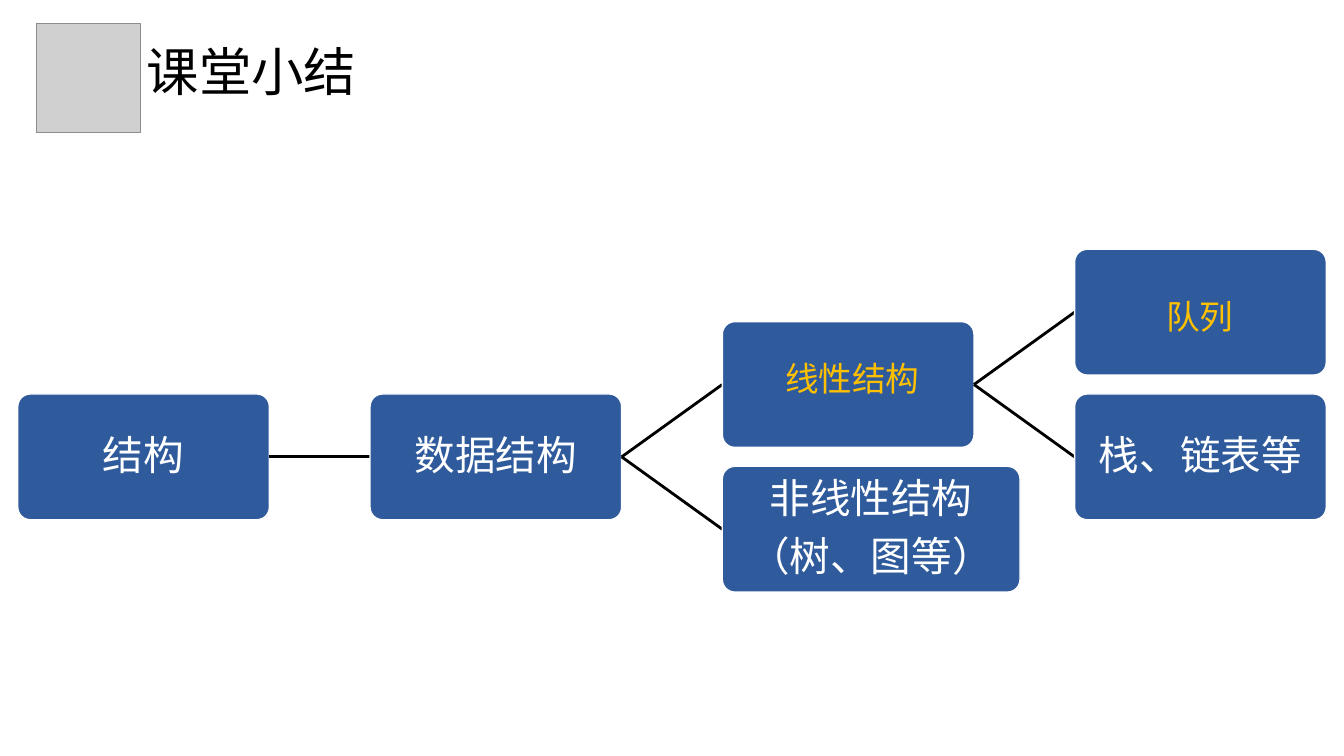
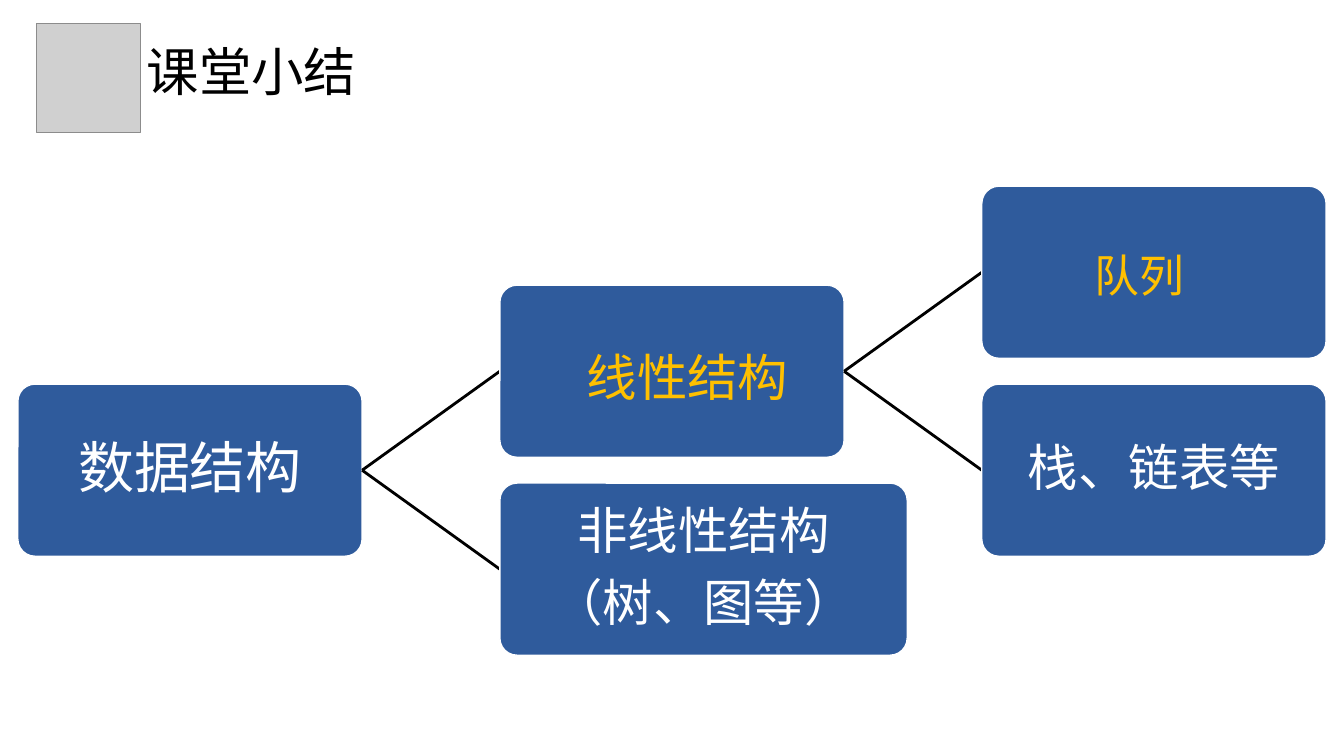
Before and after one commit to hongm32/2020design, a slide deck: slide 11 of 【第15-16课】数据与结构/【第16课】数据与结构.pptx. Drawn at 1344x756 pixels with LibreOffice and Linux fonts; fonts in the diff are those of the drawing; grey boxes stand for pictures. Boxes give left, top, right and bottom in pixels: in the first picture for what was removed or moved away, otherwise in the second. Text is boxed around its words. In the diff, an @@ line names an element or a change of style, - is before the commit and + after.

```diff
--- a/【第15-16课】数据与结构/【第16课】数据与结构.pptx
+++ b/【第15-16课】数据与结构/【第16课】数据与结构.pptx
@@ rounded rectangle: place and size @@
-rounded rectangle at [1075, 249, 1327, 375]
+rounded rectangle at [982, 187, 1327, 359]
@@ text "队列": place and size @@
-text "队列" at [1166, 300, 1233, 332]
+text "队列" at [1095, 254, 1185, 296]
@@ text "队列" at [1095, 254, 1185, 296]: size 24 to 32 pt @@
@@ rounded rectangle: place and size @@
-rounded rectangle at [723, 322, 975, 448]
+rounded rectangle at [500, 285, 845, 458]
@@ freeform shape: place and size @@
-freeform shape at [973, 310, 1077, 387]
+freeform shape at [843, 270, 984, 374]
@@ text "线性结构": place and size @@
-text "线性结构" at [785, 362, 919, 394]
+text "线性结构" at [587, 353, 789, 400]
@@ text "线性结构" at [587, 353, 789, 400]: size 24 to 36 pt @@
@@ rounded rectangle: place and size @@
-rounded rectangle at [18, 394, 270, 520]
+rounded rectangle at [18, 384, 363, 557]
@@ text "数据结构": place and size @@
-text "数据结构" at [415, 436, 577, 474]
+text "数据结构" at [78, 441, 302, 493]
@@ text "数据结构" at [78, 441, 302, 493]: size 29 to 40 pt; more space between paragraphs @@
@@ freeform shape: place and size @@
-freeform shape at [620, 383, 724, 459]
+freeform shape at [360, 369, 501, 472]
@@ freeform shape: place and size @@
-freeform shape at [973, 383, 1077, 459]
+freeform shape at [843, 369, 984, 472]
@@ rounded rectangle: place and size @@
-rounded rectangle at [1075, 394, 1327, 520]
+rounded rectangle at [982, 384, 1327, 557]
@@ text "栈、链表等": place and size @@
-text "栈、链表等" at [1099, 436, 1302, 474]
+text "栈、链表等" at [1028, 443, 1280, 490]
@@ text "栈、链表等" at [1028, 443, 1280, 490]: size 29 to 36 pt; more space between paragraphs @@
@@ rounded rectangle removed at [370, 394, 622, 520] @@
@@ text removed at [103, 436, 184, 474] @@
-结构
@@ freeform shape removed at [269, 455, 370, 460] @@
@@ freeform shape: place and size @@
-freeform shape at [620, 455, 724, 532]
+freeform shape at [360, 467, 501, 571]
@@ rounded rectangle: place and size @@
-rounded rectangle at [723, 467, 1020, 593]
+rounded rectangle at [500, 483, 907, 655]
@@ text "非线性结构" at [552, 506, 854, 626]: size 29 to 36 pt; more space between paragraphs @@
@@ text "非线性结构": place and size @@
-text "非线性结构" at [749, 479, 993, 575]
+text "非线性结构" at [552, 506, 854, 626]
```
Also in this commit, not shown: 1 other slide changed, 32 other files.
